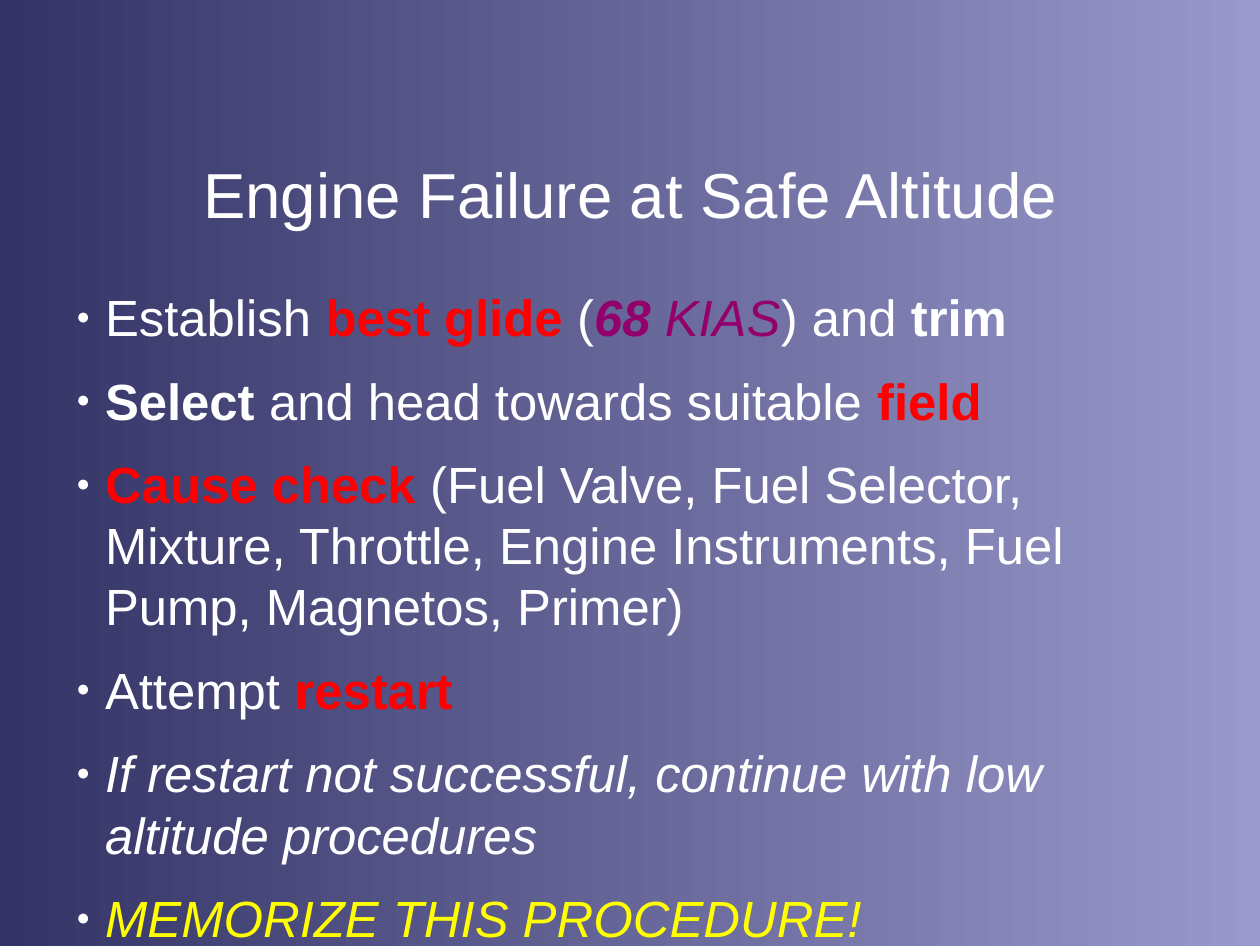
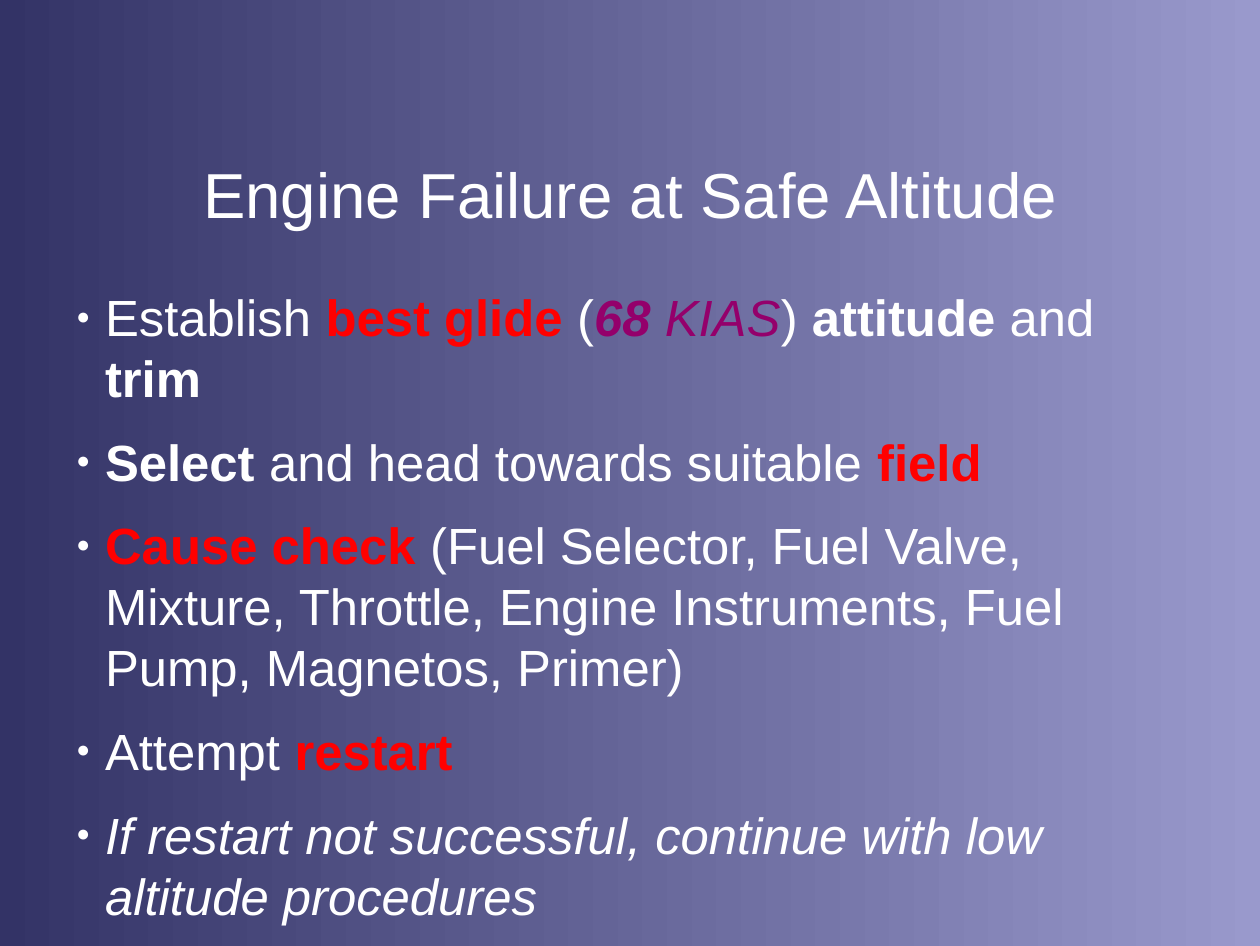
Before and after one commit to stephanheinemann/flight, a slide deck: slide 7 of FI/ForcedLanding/ForcedLanding.odp. Drawn at 1260x946 pixels with LibreOffice and Linux fonts; fonts in the diff are those of the drawing; background and template pictures are left out. Boxes give left, top, right and bottom in pixels: in the first picture for what was removed or moved away, otherwise in the second. Text is boxed around its words. In the diff, an @@ line names an element or a change of style, - is before the commit and + after.

```diff
--- a/FI/ForcedLanding/ForcedLanding.odp
+++ b/FI/ForcedLanding/ForcedLanding.odp
@@ text at box(105, 299, 1095, 398): text changed; bold on @@
-● Establish best glide (68 KIAS) and trim
+● Establish best glide (68 KIAS) attitude and trim
@@ text at box(105, 527, 1064, 697): text changed @@
-● Cause check (Fuel Valve, Fuel Selector, Mixture, Throttle, Engine Instruments, Fuel Pump, Magnetos, Primer)
+● Cause check (Fuel Selector, Fuel Valve, Mixture, Throttle, Engine Instruments, Fuel Pump, Magnetos, Primer)
```
Also in this commit, not shown: 1 other slide changed.
